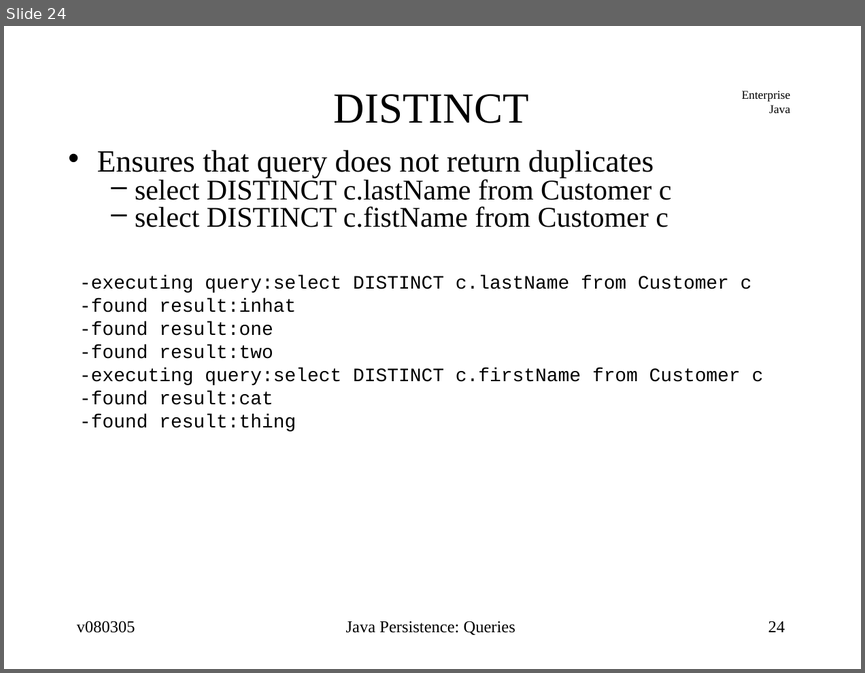
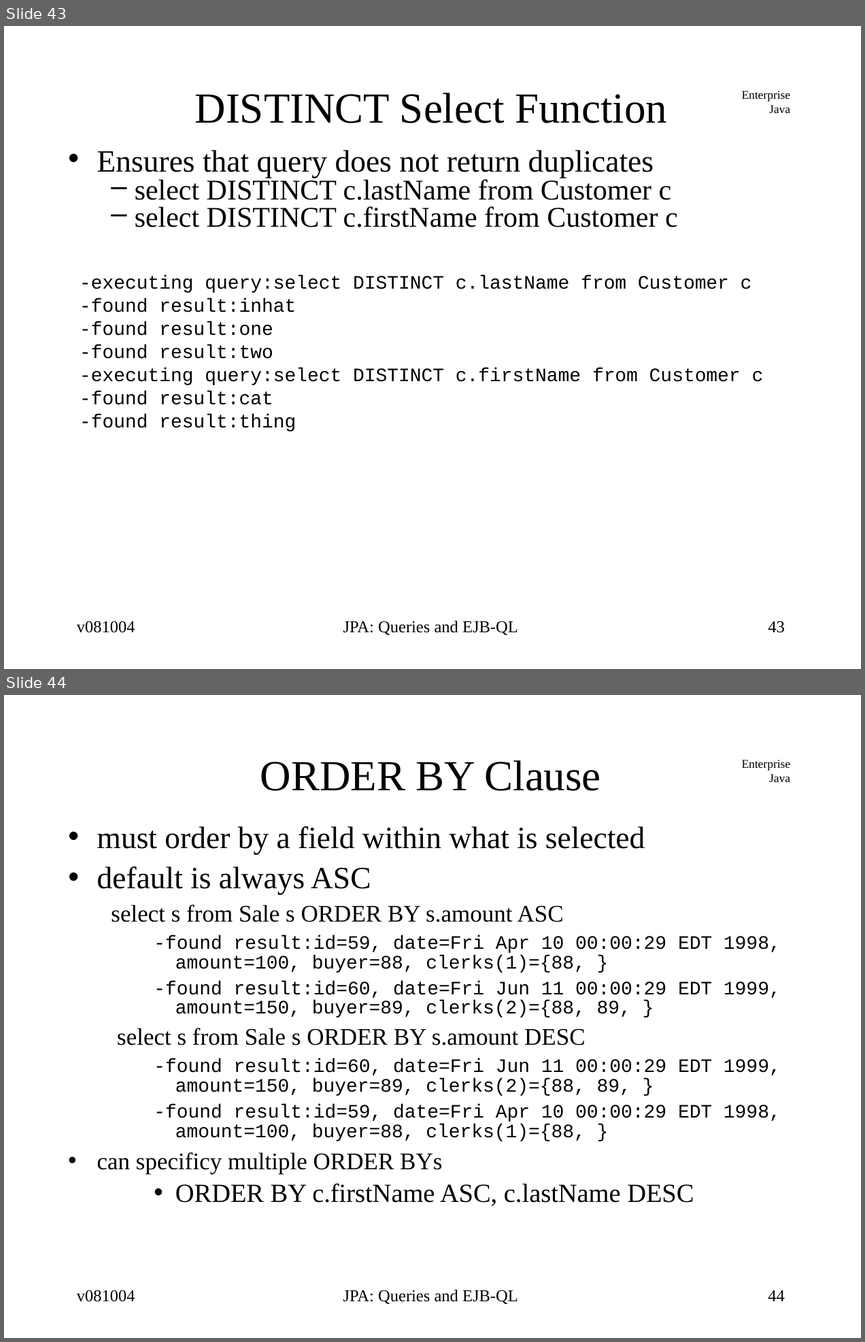
Before and after one commit to jcstaff/ejava-javaee, a slide deck: ormEJBQL/src/site/resources/lectures/ormEJBQL.ppt. Shown one above the other, each under a label of ours: slide 24 before the commit, slides 43 and 44 after it. The pictures are 865x673 and 865x1342 pixels, drawn with LibreOffice and Linux fonts; fonts in the diff are those of the drawing. Boxes give left, top, right and bottom in pixels: in the first picture for what was removed or moved away, otherwise in the second. Text is boxed around its words. In the diff, an @@ line names an element or a change of style, - is before the commit and + after.

```diff
--- a/ormEJBQL/src/site/resources/lectures/ormEJBQL.ppt
+++ b/ormEJBQL/src/site/resources/lectures/ormEJBQL.ppt
@@ slide 44 added at bbox=[4, 695, 861, 1338], background #FFFFFF; not listed: 1 template element that a slide beside it also shows @@
@@ title added at bbox=[260, 760, 601, 791], 36 pt, text #000000 @@
+ORDER BY Clause
@@ text added at bbox=[97, 826, 781, 1206], 16 pt, text #000000 @@
+• must order by a field within what is selected
+• default is always ASC
+  select s from Sale s ORDER BY s.amount ASC
+    -found result:id=59, date=Fri Apr 10 00:00:29 EDT 1998, amount=100, buyer=88, clerks(1)={88, }
+    -found result:id=60, date=Fri Jun 11 00:00:29 EDT 1999, amount=150, buyer=89, clerks(2)={88, 89, }
+  select s from Sale s ORDER BY s.amount DESC
+    -found result:id=60, date=Fri Jun 11 00:00:29 EDT 1999, amount=150, buyer=89, clerks(2)={88, 89, }
+    -found result:id=59, date=Fri Apr 10 00:00:29 EDT 1998, amount=100, buyer=88, clerks(1)={88, }
+• can specificy multiple ORDER BYs
+    • ORDER BY c.firstName ASC, c.lastName DESC
@@ text added at bbox=[77, 1289, 135, 1302], 14 pt, text #000000 @@
+v081004
@@ text added at bbox=[343, 1289, 518, 1304], 14 pt, text #000000 @@
+JPA: Queries and EJB-QL
@@ page number added at bbox=[768, 1290, 785, 1301], 14 pt, text #000000 @@
+44
@@ what was slide 24 is now slide 43 @@
@@ slide 43 changed as well @@
@@ title at bbox=[195, 93, 667, 123]: text changed @@
-DISTINCT
+DISTINCT Select Function
@@ text at bbox=[135, 206, 678, 227]: text changed @@
-  – select DISTINCT c.fistName from Customer c
+  – select DISTINCT c.firstName from Customer c
@@ text at bbox=[77, 620, 135, 633]: text changed @@
-v080305
+v081004
@@ text at bbox=[343, 620, 518, 635]: text changed @@
-Java Persistence: Queries
+JPA: Queries and EJB-QL
@@ page number at bbox=[768, 620, 785, 633]: text changed @@
-24
+43
```
Also in this commit, not shown: 32 other slides changed, 20 other slides added, 6 other files.
